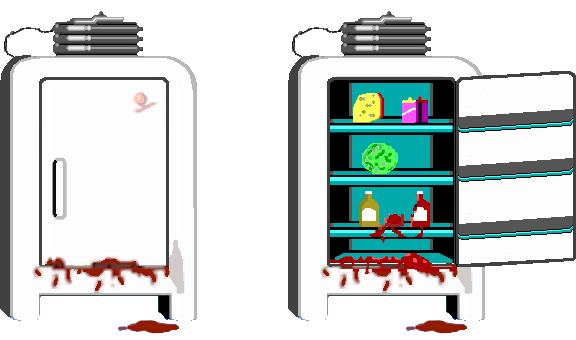
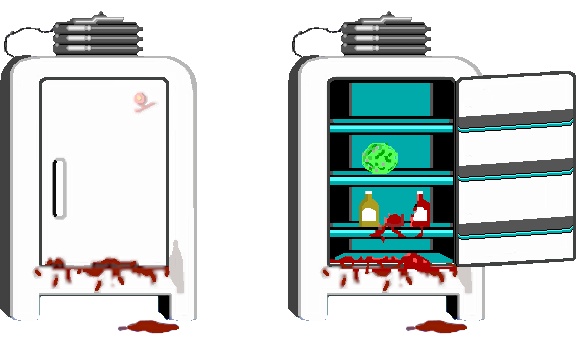
Revision of a layered 576 × 340 image; what changed, layer by layer:
painted on "Pasted Layer" over [353, 93, 429, 123]
